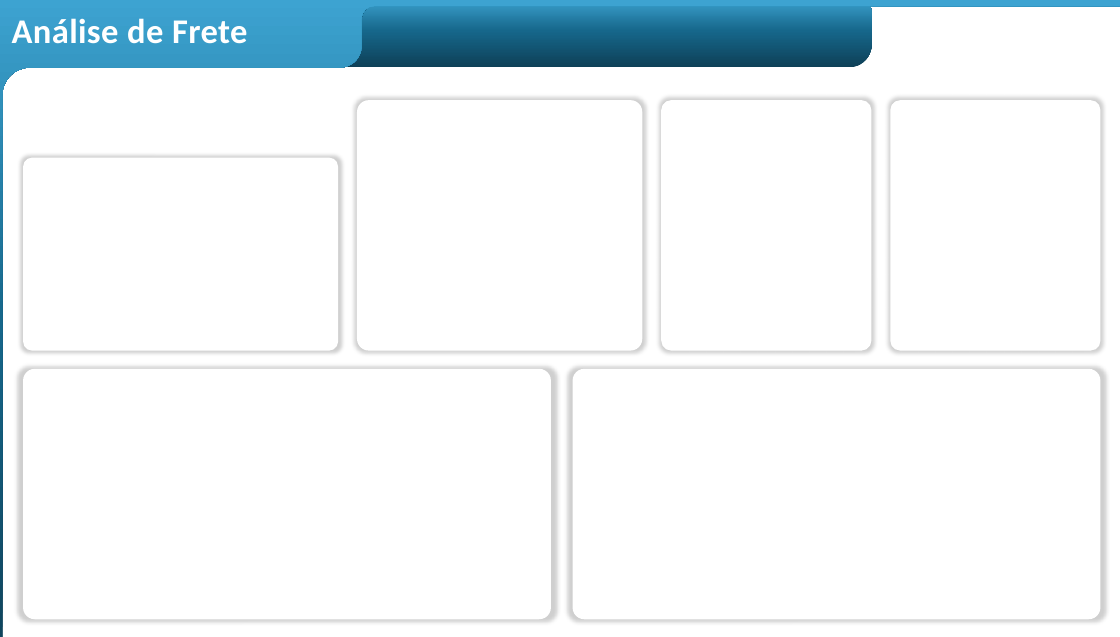
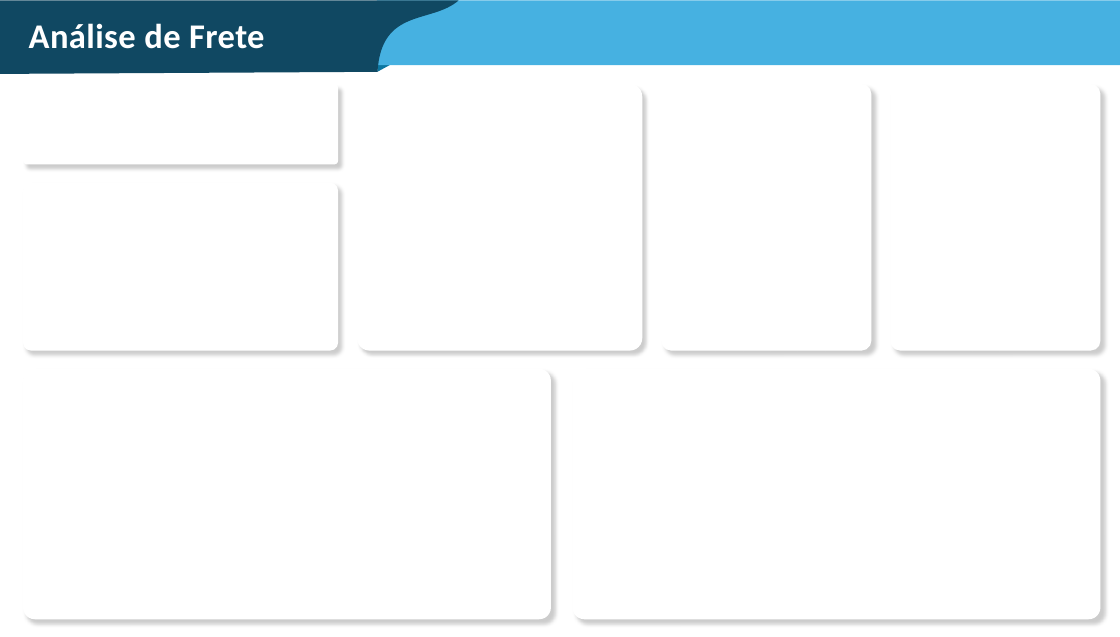
Before and after one commit to pedro-loliveira/Dash-Nacionalizacao, a slide deck: slide 2 of Apresentação1.pptx. Drawn at 1120x637 pixels with LibreOffice and Linux fonts; fonts in the diff are those of the drawing. Boxes give left, top, right and bottom in pixels: in the first picture for what was removed or moved away, otherwise in the second. Text is boxed around its words. In the diff, an @@ line names an element or a change of style, - is before the commit and + after.

```diff
--- a/Apresentação1.pptx
+++ b/Apresentação1.pptx
@@ freeform shape removed at [0, 0, 1120, 637] @@
@@ freeform shape added at [0, 1, 459, 74], fill #104862 @@
@@ text "Análise de Frete": place and size @@
-text "Análise de Frete" at [12, 18, 247, 44]
+text "Análise de Frete" at [29, 23, 264, 49]
@@ rounded rectangle removed at [322, 0, 872, 67] @@
@@ rectangle added at [377, 1, 1120, 66], fill #46B1E1 @@
@@ rounded rectangle added at [23, 84, 338, 164], fill #FFFFFF @@
@@ rounded rectangle: place and size @@
-rounded rectangle at [357, 100, 642, 350]
+rounded rectangle at [357, 84, 642, 350]
@@ freeform shape added at [377, 64, 392, 72], fill #0B76A0 @@
@@ rounded rectangle: place and size @@
-rounded rectangle at [661, 100, 871, 350]
+rounded rectangle at [661, 84, 871, 350]
@@ rounded rectangle: place and size @@
-rounded rectangle at [890, 100, 1100, 350]
+rounded rectangle at [890, 84, 1100, 350]
@@ shadow changed in 6 elements at [23, 369, 551, 619], [572, 369, 1100, 619], [357, 84, 642, 350], [661, 84, 871, 350], [890, 84, 1100, 350], [23, 183, 338, 351] @@
@@ rounded rectangle: place and size @@
-rounded rectangle at [23, 157, 338, 350]
+rounded rectangle at [23, 183, 338, 351]
```
Also in this commit, not shown: 2 other slides changed, 1 slide added, 1 slide removed, 11 other files.
